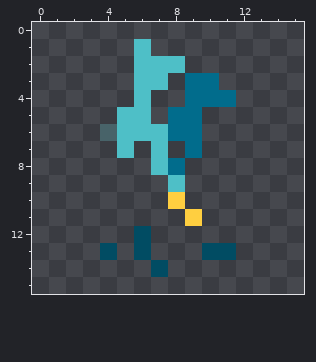
A pixel-art sprite gets an edit: web/favicon.png. The picture above is the old version.
The file is 16x16 pixels. Pixels under 10% opacity are left out.
After:
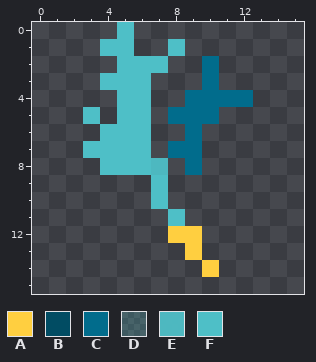
Palette (. is transparent): A #ffcf40  B #014c63  C #016c8c  D #4ebfc739  E #4ebfc7f1  F #4ebfc7
Edits made:
Changed rows in their new state; - is an unchanged pixel.
first column x 3:
 0 --F-------
 1 -FF.-F----
 2 --F--.-C--
 3 -FF-.-.---
 4 --F------C
 5 F------C--
 6 -F--..----
 7 FF-F.C----
 8 -FFFE.C---
 9 ----F.----
10 ----F.----
11 -----F.---
12 ---.-AA---
13 -.-.--A..-
14 ----.--A--
Boxes around the changes in both pictures, in picture pixels (x1, y1, x2, y2):
changed: (83, 22, 253, 277)
